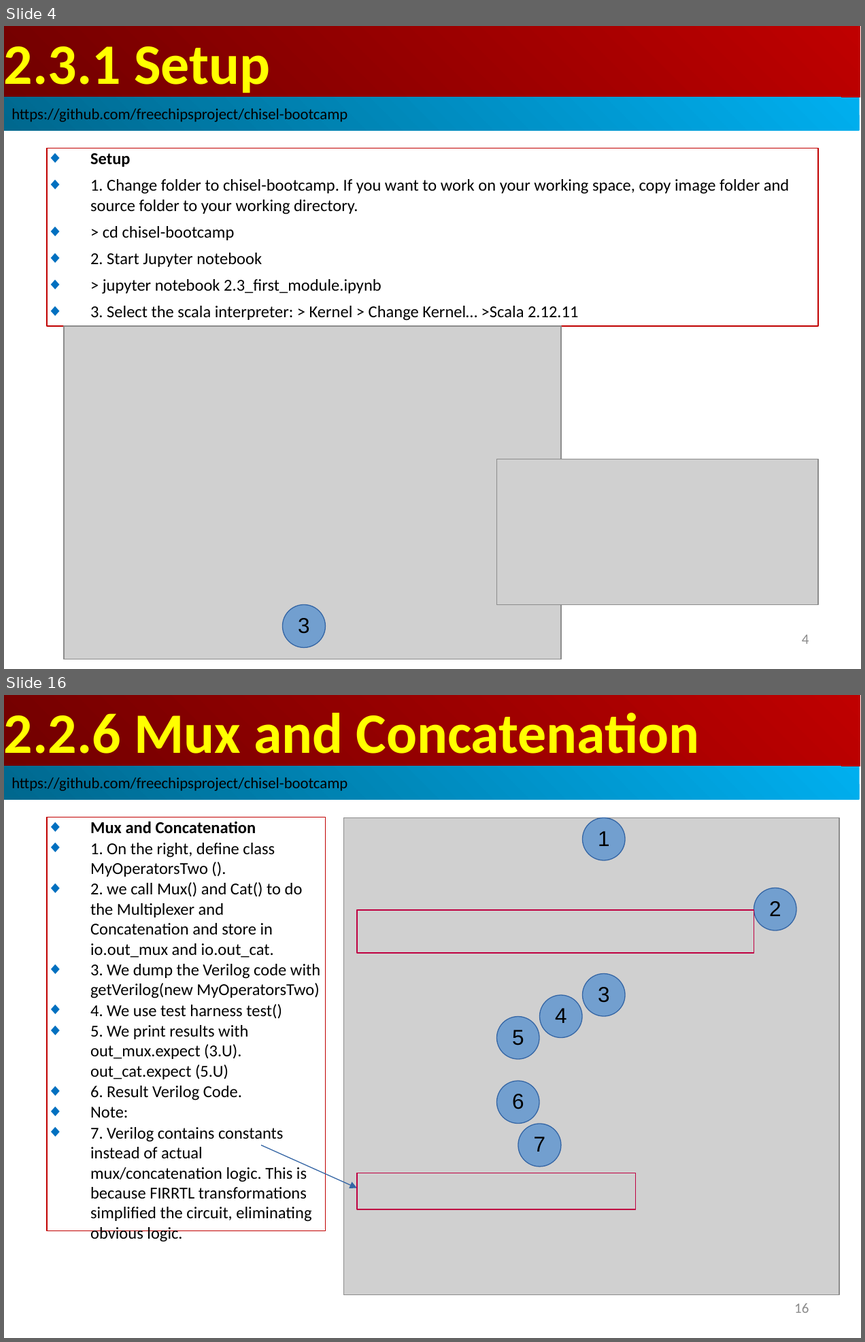
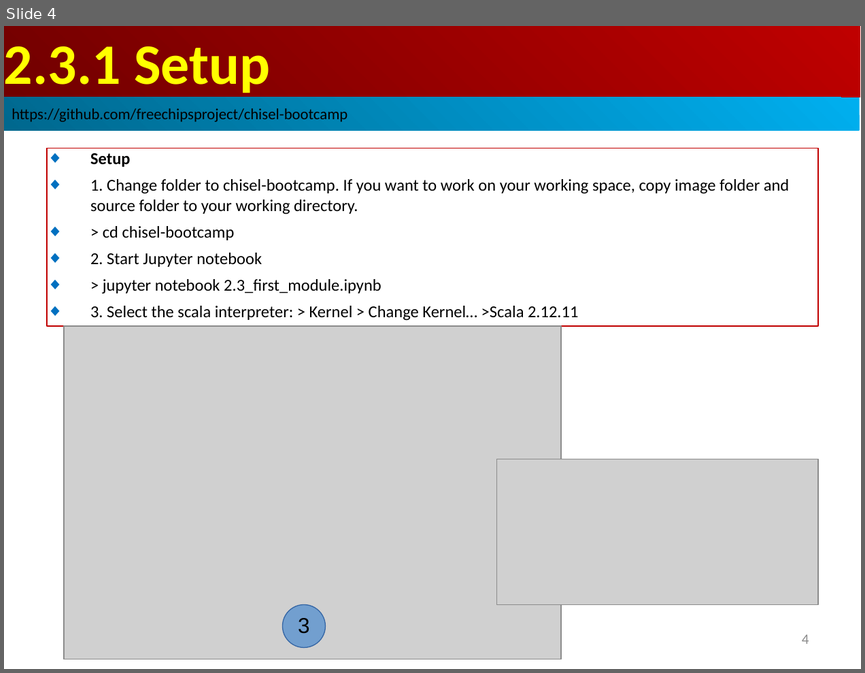
Before and after one commit to peterhchen/AIU_CS800_Chisel, a slide deck: 300_UCB_BC/002.3_Control_Flow/000_Video/002.3_Control_Flow.ppt. Shown one above the other, each under a label of ours: slides 4 and 16 before the commit, slide 4 after it; the slides between them are not shown. The pictures are 865x1342 and 865x673 pixels, drawn with LibreOffice and Linux fonts; fonts in the diff are those of the drawing; grey boxes stand for pictures. Boxes give left, top, right and bottom in pixels: in the first picture for what was removed or moved away, otherwise in the second. Text is boxed around its words. In the diff, an @@ line names an element or a change of style, - is before the commit and + after.

```diff
--- a/300_UCB_BC/002.3_Control_Flow/000_Video/002.3_Control_Flow.ppt
+++ b/300_UCB_BC/002.3_Control_Flow/000_Video/002.3_Control_Flow.ppt
@@ slide 16 removed at box(4, 695, 861, 1338), background #FFFFFF @@
@@ rectangle removed at box(4, 695, 860, 766) @@
-2.2.6 Mux and Concatenation
@@ rectangle removed at box(4, 766, 859, 800) @@
-https://github.com/freechipsproject/chisel-bootcamp
@@ rectangle removed at box(47, 817, 325, 1231) @@
-◆ Mux and Concatenation
-◆ 1. On the right, define class MyOperatorsTwo ().
-◆ 2. we call Mux() and Cat() to do the Multiplexer and Concatenation and store in io.out_mux and io.out_cat.
-◆ 3. We dump the Verilog code with getVerilog(new MyOperatorsTwo)
-◆ 4. We use test harness test()
-◆ 5. We print results with out_mux.expect (3.U). out_cat.expect (5.U)
-◆ 6. Result Verilog Code.
-◆ Note:
-◆ 7. Verilog contains constants instead of actual mux/concatenation logic. This is because FIRRTL transformations simplified the circuit, eliminating obvious logic.
@@ rectangle removed at box(357, 910, 753, 953) @@
@@ group removed at box(343, 817, 838, 1294): 6 ellipses, 1 picture @@
-1
-2
-3
-4
-5
-6
@@ ellipse removed at box(518, 1123, 561, 1166) @@
-7
@@ arrow removed from (261, 1145) to (357, 1187) @@
@@ rectangle removed at box(357, 1173, 636, 1209) @@
@@ page number removed at box(794, 1303, 808, 1312) @@
-16
```
Also in this commit, not shown: 8 slides changed, 17 slides added, 16 other slides removed.
